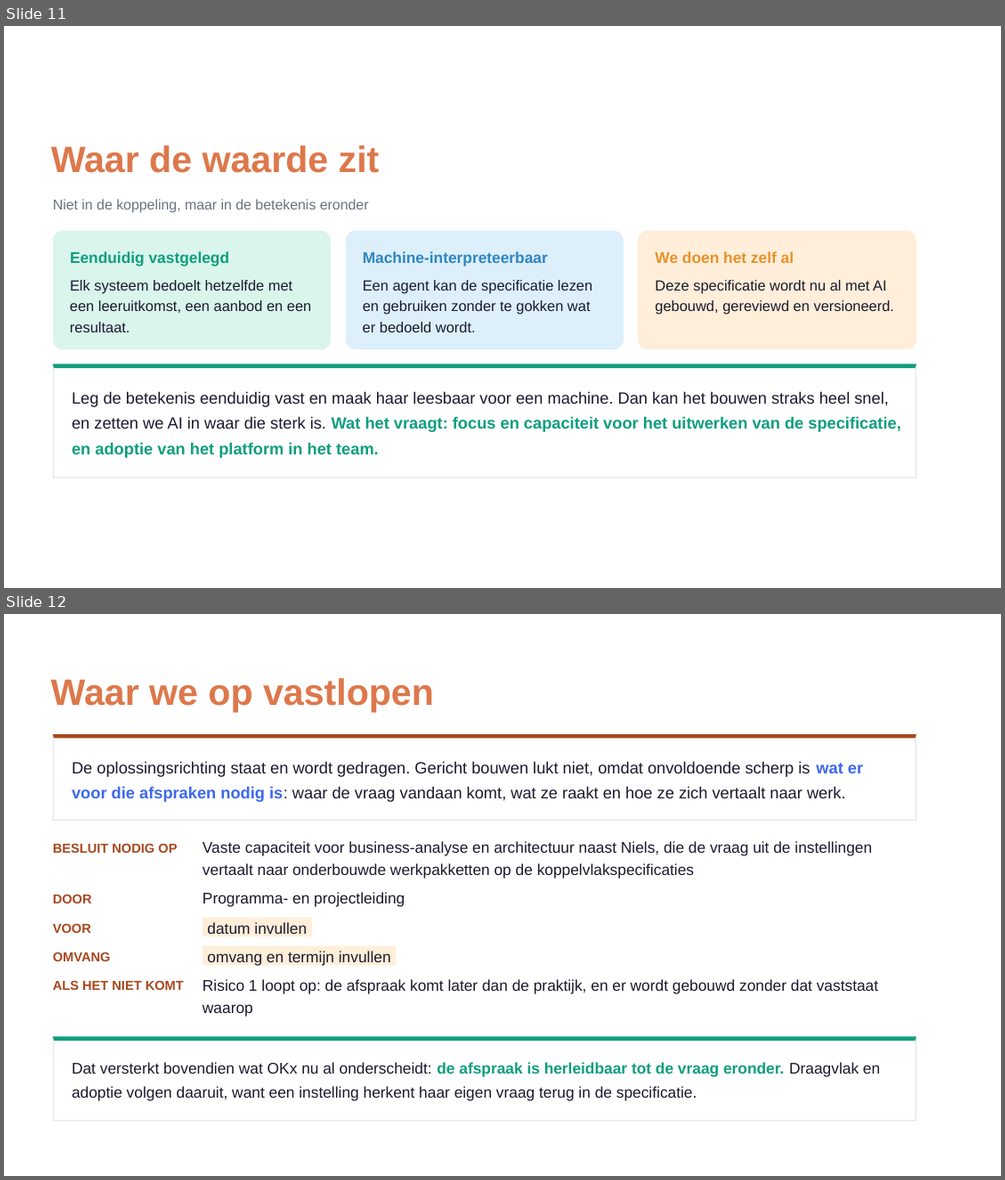
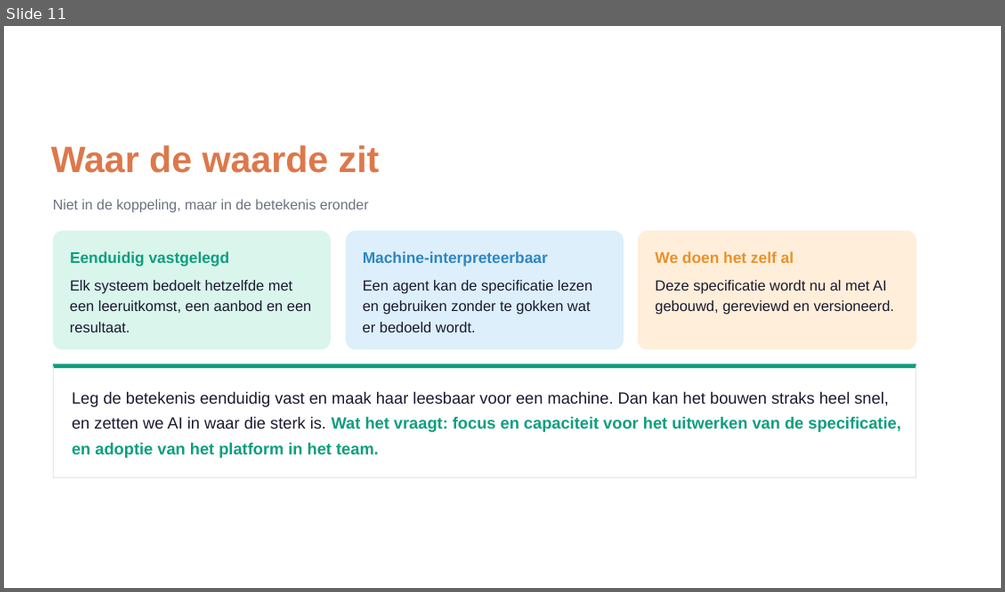
Before and after one commit to Npuls-OKx/meta, a slide deck: presentaties/export/260904_ai_houdbaarheid/260904_ai_houdbaarheid.pptx. Shown one above the other, each under a label of ours: slides 11 and 12 before the commit, slide 11 after it. The pictures are 1005x1180 and 1005x592 pixels, drawn with LibreOffice and Linux fonts; fonts in the diff are those of the drawing; background and template pictures are left out. Boxes give left, top, right and bottom in pixels: in the first picture for what was removed or moved away, otherwise in the second. Text is boxed around its words. In the diff, an @@ line names an element or a change of style, - is before the commit and + after.

Commit message:
Slide 12 wordt een keuze in drie routes
De titel is Waardoor we vertragen, en de uitspraak over de gedragen
oplossingsrichting is weg. De observatie staat in een regel: niet de
richting maar de vertaling ervan.

Daaronder drie routes vooruit met per route wat het oplevert en wat het
kost: capaciteit erbij, anders verdelen, en de vraag bij de instellingen
ophalen. Niets doen staat niet als vierde kaart maar als gevolg
onderaan, met de vraag welke route verkend wordt.

Relateert aan: #212

```diff
--- a/presentaties/export/260904_ai_houdbaarheid/260904_ai_houdbaarheid.pptx
+++ b/presentaties/export/260904_ai_houdbaarheid/260904_ai_houdbaarheid.pptx
@@ slide 12 removed at (4,614,1001,1176), background picture (left out) @@
@@ freeform shape removed at (4,614,1001,1176) @@
@@ freeform shape removed at (4,614,1001,1176) @@
@@ text removed at (51,678,434,712) @@
-Waar we op vastlopen
@@ freeform shape removed at (53,734,916,821) @@
@@ freeform shape removed at (53,734,916,738) @@
@@ freeform shape removed at (53,734,54,821) @@
@@ freeform shape removed at (914,734,916,821) @@
@@ text removed at (72,761,863,777) @@
-De oplossingsrichting staat en wordt gedragen. Gericht bouwen lukt niet, omdat onvoldoende scherp is wat er
@@ text removed at (72,786,846,802) @@
-voor die afspraken nodig is: waar de vraag vandaan komt, wat ze raakt en hoe ze zich vertaalt naar werk.
@@ freeform shape removed at (53,819,916,820) @@
@@ text removed at (53,843,177,853) @@
-BESLUIT NODIG OP
@@ text removed at (202,841,872,856) @@
-Vaste capaciteit voor business-analyse en architectuur naast Niels, die de vraag uit de instellingen
@@ text removed at (202,863,694,878) @@
-vertaalt naar onderbouwde werkpakketten op de koppelvlakspeciﬁcaties
@@ text removed at (53,894,92,903) @@
-DOOR
@@ text removed at (202,892,404,907) @@
-Programma- en projectleiding
@@ text removed at (53,923,91,933) @@
-VOOR
@@ freeform shape removed at (202,917,313,936) @@
@@ text removed at (207,922,307,934) @@
-datum invullen
@@ text removed at (53,952,111,961) @@
-OMVANG
@@ freeform shape removed at (202,946,396,966) @@
@@ text removed at (207,950,391,965) @@
-omvang en termijn invullen
@@ text removed at (53,980,184,990) @@
-ALS HET NIET KOMT
@@ text removed at (202,979,878,993) @@
-Risico 1 loopt op: de afspraak komt later dan de praktijk, en er wordt gebouwd zonder dat vaststaat
@@ text removed at (202,1004,253,1015) @@
-waarop
@@ freeform shape removed at (53,1036,916,1120) @@
@@ freeform shape removed at (53,1036,916,1039) @@
@@ freeform shape removed at (53,1036,54,1120) @@
@@ freeform shape removed at (914,1036,916,1120) @@
@@ text removed at (72,1062,880,1077) @@
-Dat versterkt bovendien wat OKx nu al onderscheidt: de afspraak is herleidbaar tot de vraag eronder. Draagvlak en
@@ text removed at (72,1086,697,1100) @@
-adoptie volgen daaruit, want een instelling herkent haar eigen vraag terug in de speciﬁcatie.
@@ freeform shape removed at (53,1120,916,1120) @@
```
Also in this commit, not shown: 1 slide added, 2 other files.
